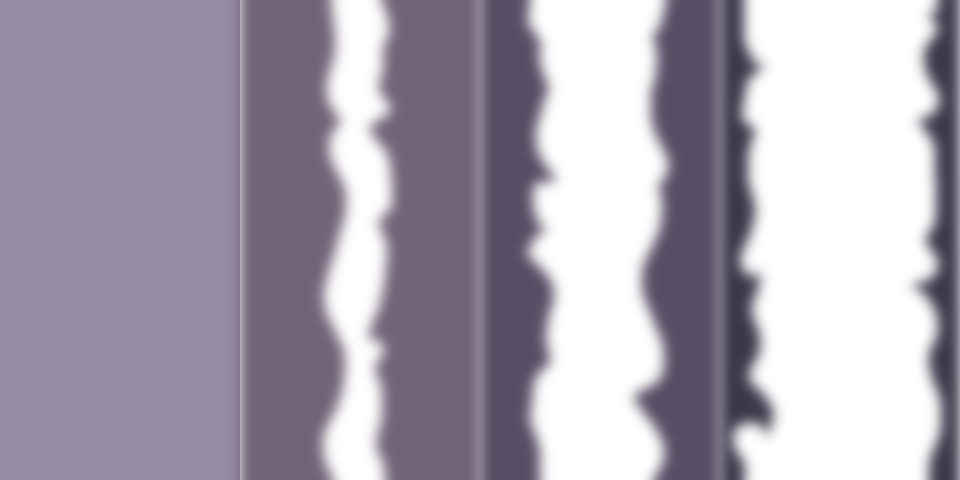
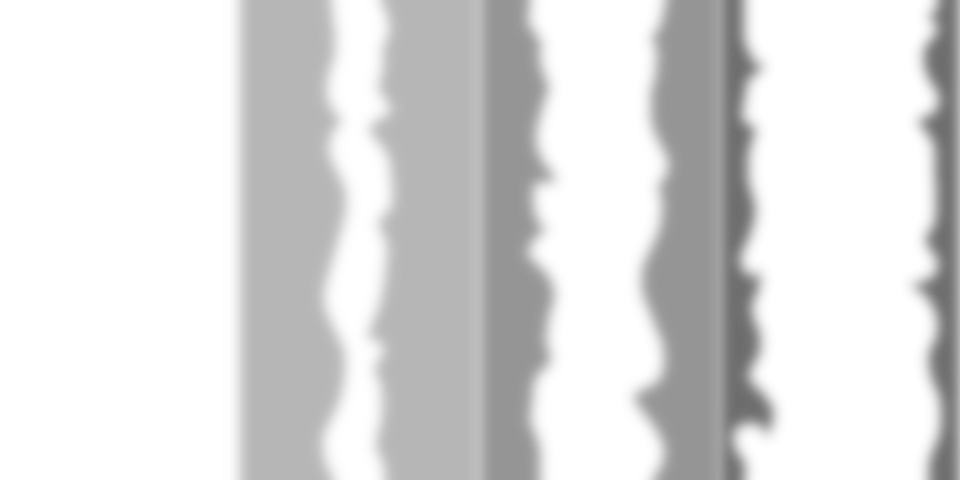
Layer changes from the first 960×480 image to the second:
pixels changed over (0, 0, 960, 480) (layer not identified)
